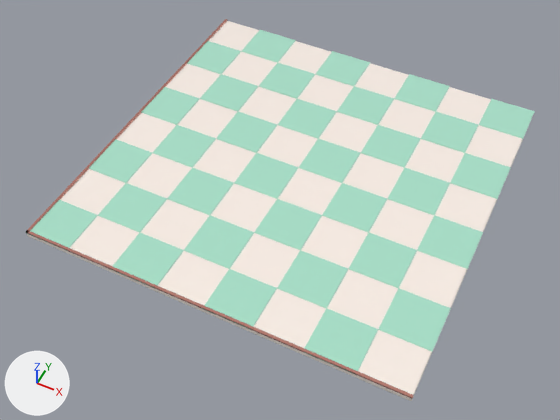
An edit to the glTF model public/assets/interiors/cafe/floor_checker_small.glb, drawn before and after from the same camera.
The view is the same before and after, from a 50 mm lens placed at (1.21, -2.64, 2.94), pointed at (-0.02, -0.19, -0.12). Arrows for +X, +Y and +Z are at lower left; the lights stay in place. The older version comes first.

The first picture shows 'floor_checker_small'.
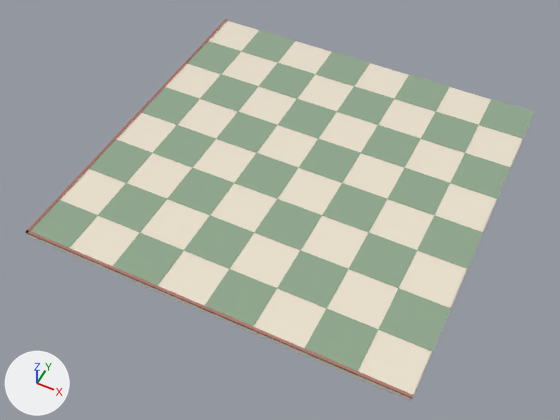
Location of each change, (x1, y1, x2, y2) in pixels of the pictures (560 x 420 px):
'floor_checker_small', recoloured: (28, 19, 535, 401) in both

Diff of the bpy script that builds the scene:
```diff
--- a/public/assets/interiors/cafe/floor_checker_small.glb.py
+++ b/public/assets/interiors/cafe/floor_checker_small.glb.py
@@ mat_accent @@
 mat_accent = principled_material('accent')
-mat_accent.base_color = (1.0, 0.896, 0.823)  # white #fff3ea
+mat_accent.base_color = (0.88, 0.791, 0.644)  # pale yellow #f1e6d2
 mat_accent.roughness = 0.14
@@ mat_base @@
 mat_base = principled_material('base')
-mat_base.base_color = (0.397, 0.768, 0.597)  # green #a9e3cb
+mat_base.base_color = (0.275, 0.392, 0.262)  # greyish green #8fa88c
 mat_base.roughness = 0.18
```
